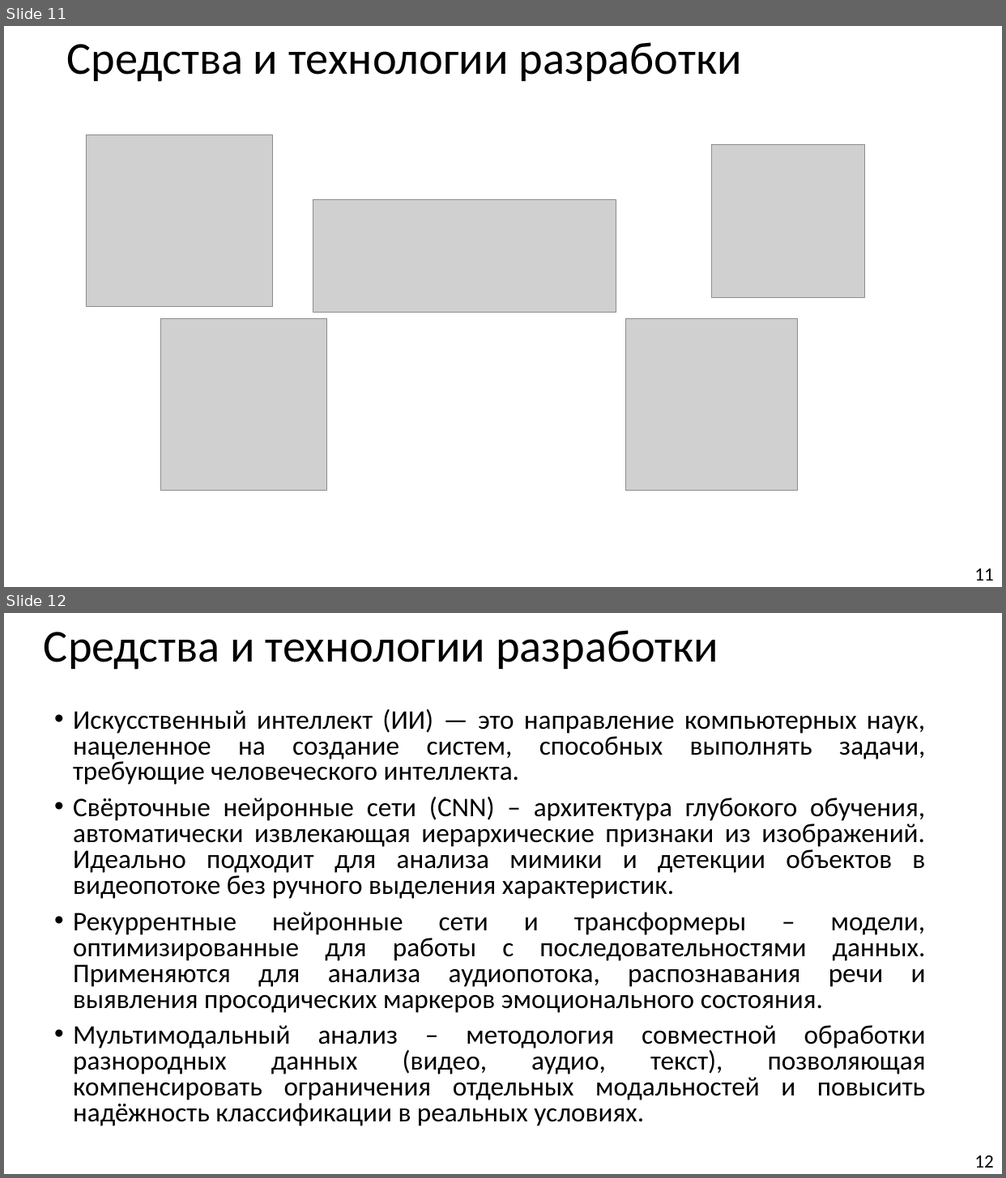
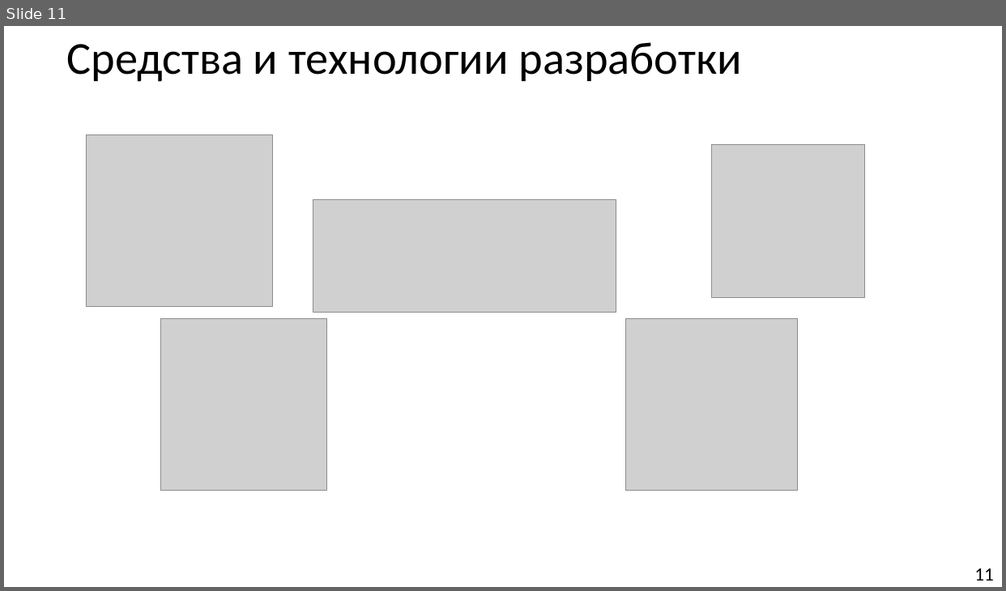
Before and after one commit to Hetsunya/diplom-docs, a slide deck: вкр/презентация по_ВКР_Демьянцев_Виталий_Владиславович_606_22.pptx. Shown one above the other, each under a label of ours: slides 11 and 12 before the commit, slide 11 after it. The pictures are 1006x1178 and 1006x591 pixels, drawn with LibreOffice and Linux fonts; fonts in the diff are those of the drawing; grey boxes stand for pictures. Boxes give left, top, right and bottom in pixels: in the first picture for what was removed or moved away, otherwise in the second. Text is boxed around its words. In the diff, an @@ line names an element or a change of style, - is before the commit and + after.

```diff
--- a/вкр/презентация по_ВКР_Демьянцев_Виталий_Владиславович_606_22.pptx
+++ b/вкр/презентация по_ВКР_Демьянцев_Виталий_Владиславович_606_22.pptx
@@ slide 12 removed at (x1=4, y1=613, x2=1002, y2=1174), background #FFFFFF @@
@@ title removed at (x1=44, y1=630, x2=718, y2=670) @@
-Средства и технологии разработки
@@ text removed at (x1=73, y1=709, x2=926, y2=1127) @@
-• Искусственный интеллект (ИИ) — это направление компьютерных наук, нацеленное на создание систем, способных выполнять задачи, требующие человеческого интеллекта.
-• Свёрточные нейронные сети (CNN) – архитектура глубокого обучения, автоматически извлекающая иерархические признаки из изображений. Идеально подходит для анализа мимики и детекции объектов в видеопотоке без ручного выделения характеристик.
-• Рекуррентные нейронные сети и трансформеры – модели, оптимизированные для работы с последовательностями данных. Применяются для анализа аудиопотока, распознавания речи и выявления просодических маркеров эмоционального состояния.
-• Мультимодальный анализ – методология совместной обработки разнородных данных (видео, аудио, текст), позволяющая компенсировать ограничения отдельных модальностей и повысить надёжность классификации в реальных условиях.
@@ page number removed at (x1=974, y1=1156, x2=993, y2=1168) @@
-12
```
Also in this commit, not shown: 5 slides changed, 1 other file.
